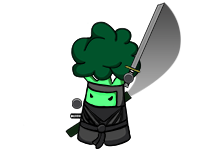
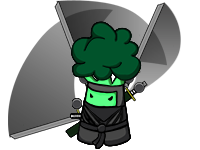
The second (200, 150) image is a revision of the first. Changes to its layers:
added group "Attacking" with 99 layers over [8, 0, 167, 149]
showed group "Frame 1" (20 layers), moved it into group "Attacking" over [23, 21, 167, 149]
moved "Frame 2" into group "Attacking" over [23, 0, 167, 149]
showed group "Frame 3" (18 layers), moved it into group "Attacking" over [23, 0, 167, 149]
showed group "Frame 4" (18 layers), moved it into group "Attacking" over [8, 9, 167, 149]
